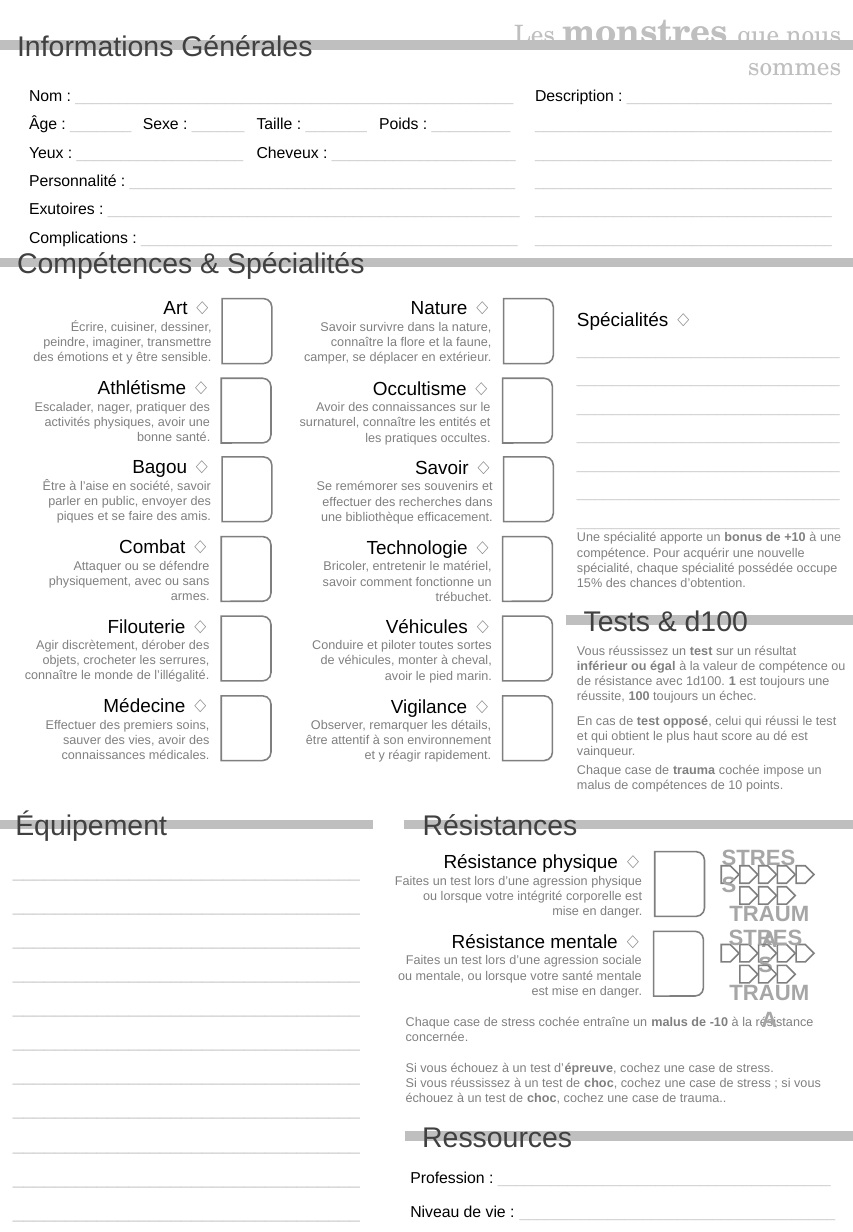
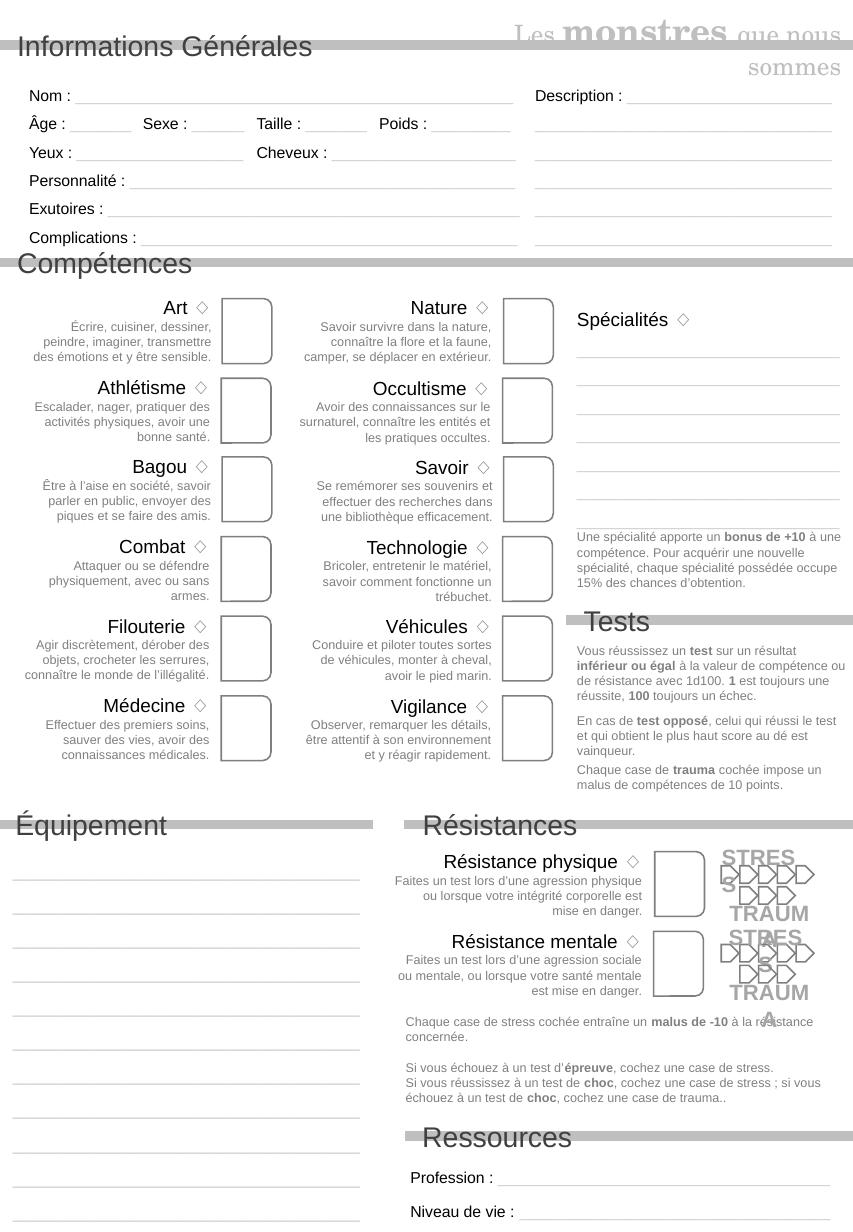
Before and after one commit to Onirim/Les-monstres-que-nous-sommes, a slide deck: slide 1 of Fiches de personnage.pptx. Drawn at 853x1232 pixels with LibreOffice and Linux fonts; fonts in the diff are those of the drawing. Boxes give left, top, right and bottom in pixels: in the first picture for what was removed or moved away, otherwise in the second. Text is boxed around its words. In the diff, an @@ line names an element or a change of style, - is before the commit and + after.

```diff
--- a/Fiches de personnage.pptx
+++ b/Fiches de personnage.pptx
@@ text at <box>17,252,192,279</box>: text changed @@
-Compétences & Spécialités
+Compétences
@@ text at <box>584,611,650,632</box>: text changed @@
-Tests & d100
+Tests
```
Also in this commit, not shown: 2 other slides changed, 15 other files.
